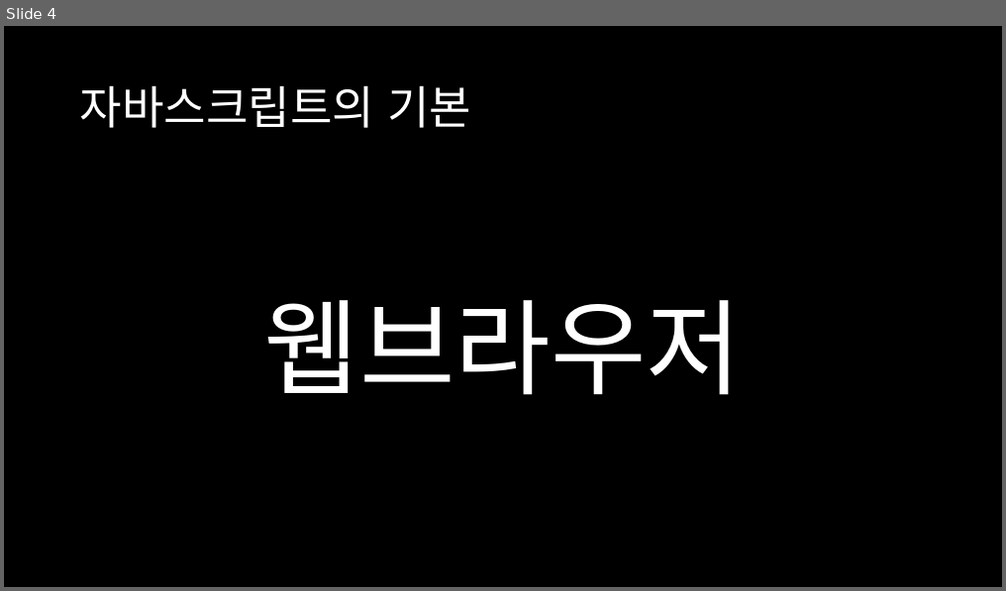
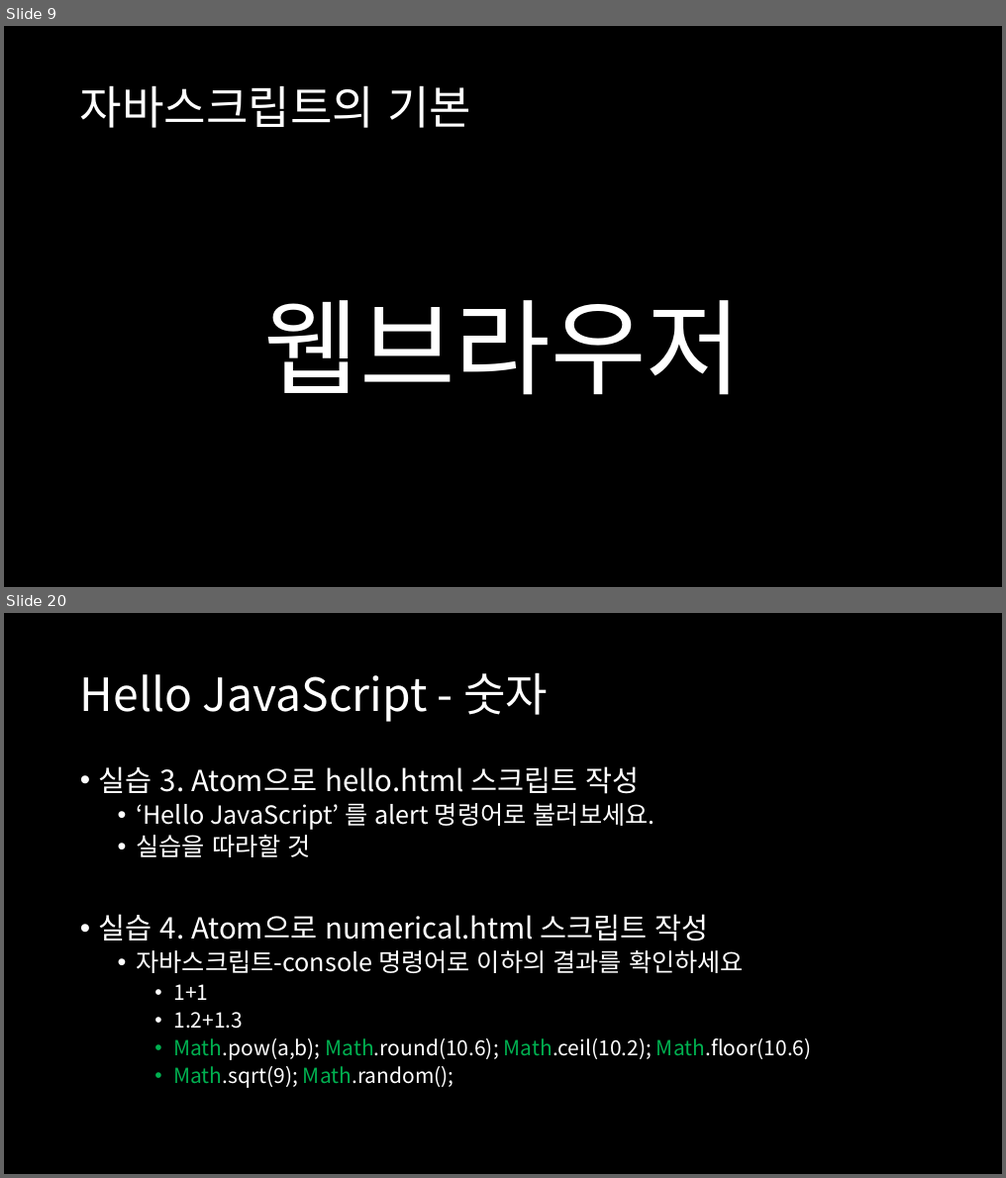
Before and after one commit to songhune/Webprogramming-Highschool, a slide deck: JavaScript/JavaScript.pptx. Shown one above the other, each under a label of ours: slide 4 before the commit, slides 9 and 20 after it; the slides between them are not shown. The pictures are 1006x591 and 1006x1178 pixels, drawn with LibreOffice and Linux fonts; fonts in the diff are those of the drawing. Boxes give left, top, right and bottom in pixels: in the first picture for what was removed or moved away, otherwise in the second. Text is boxed around its words. In the diff, an @@ line names an element or a change of style, - is before the commit and + after.

```diff
--- a/JavaScript/JavaScript.pptx
+++ b/JavaScript/JavaScript.pptx
@@ slide 20 added at [4, 613, 1002, 1174], background #000000 @@
@@ title added at [80, 672, 548, 722], 44 pt, text #FFFFFF @@
+Hello JavaScript - 숫자
@@ text added at [99, 766, 812, 1088], 20 pt, text #FFFFFF @@
+• 실습 3. Atom으로 hello.html 스크립트 작성
+  • ‘Hello JavaScript’ 를 alert 명령어로 불러보세요.
+  • 실습을 따라할 것
+• 실습 4. Atom으로 numerical.html 스크립트 작성
+  • 자바스크립트-console 명령어로 이하의 결과를 확인하세요
+    • 1+1
+    • 1.2+1.3
+    • Math.pow(a,b); Math.round(10.6); Math.ceil(10.2); Math.floor(10.6)
+    • Math.sqrt(9); Math.random();
@@ what was slide 4 is now slide 9 @@
```
Also in this commit, not shown: 3 slides changed, 35 other slides added, 26 other files.
